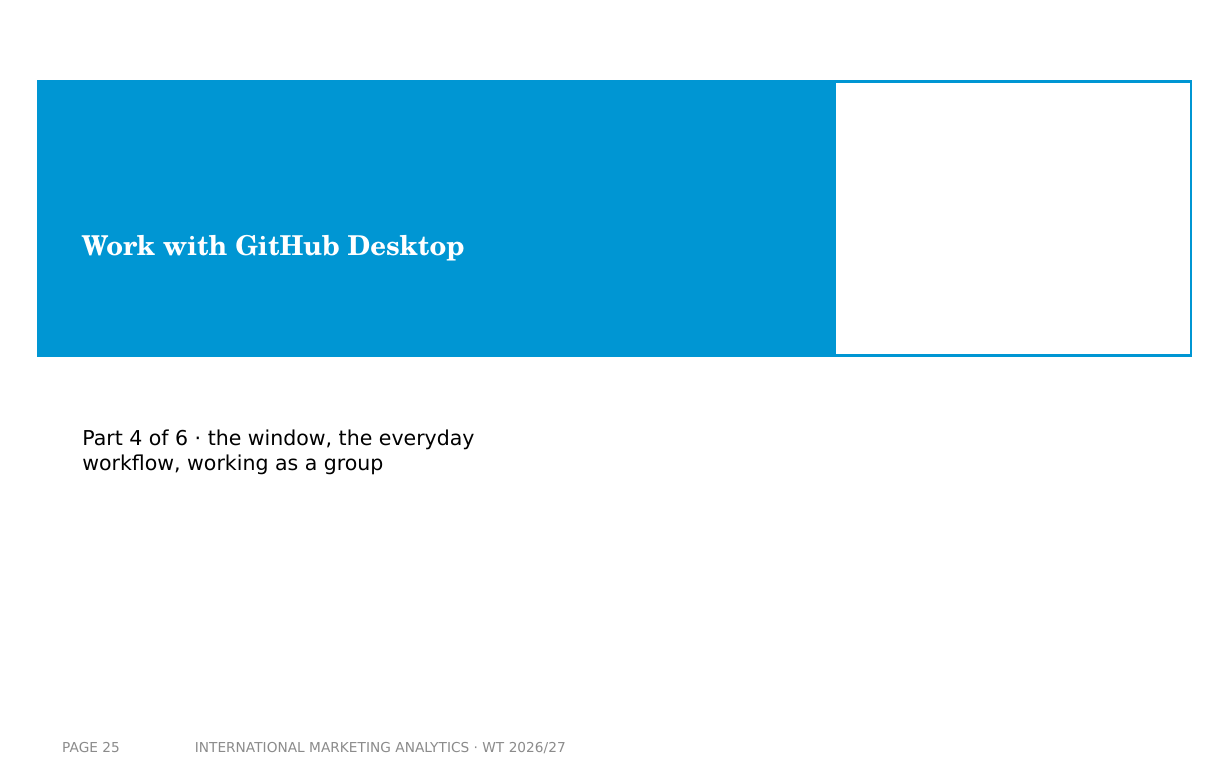
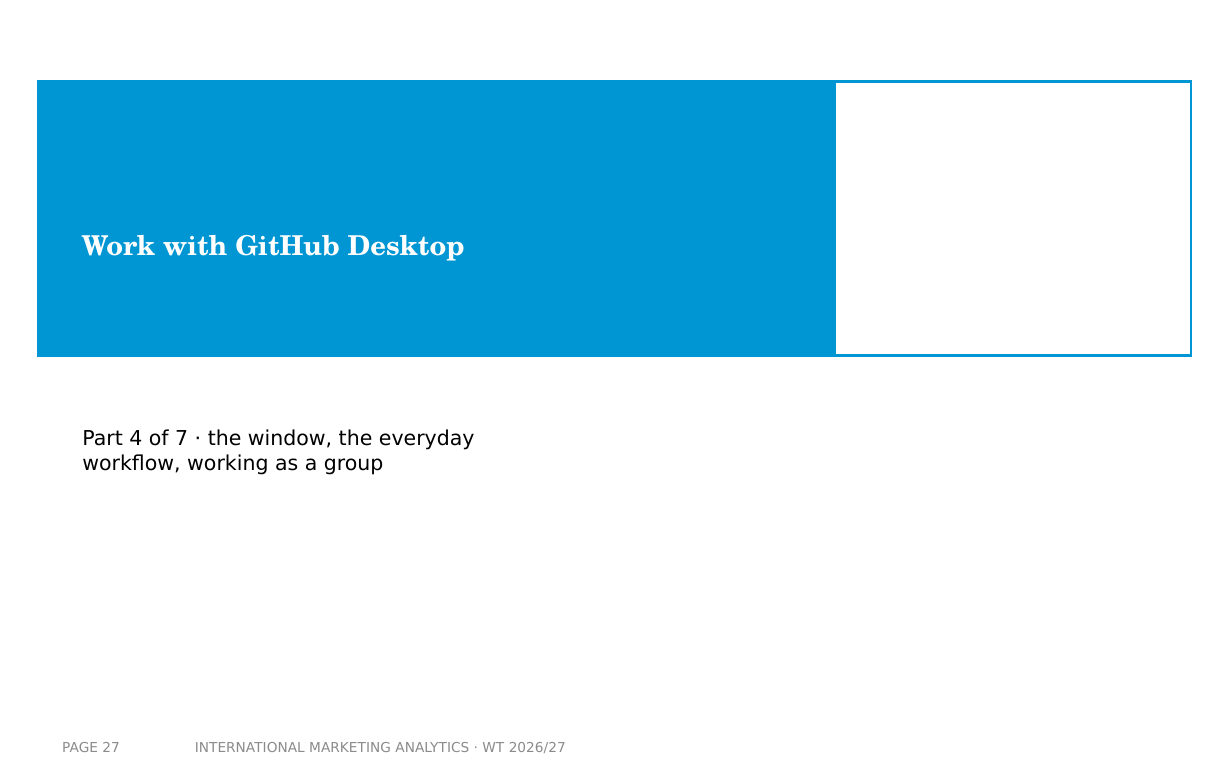
Before and after one commit to arnefloh-wu/International-Marketing-Analytics, a slide deck: slide 27 of slides/01a_setup-and-registration_WT26-27.pptx (slide 25 before the commit). Drawn at 1232x770 pixels with LibreOffice and Linux fonts; fonts in the diff are those of the drawing; background and template pictures are left out. Boxes give left, top, right and bottom in pixels: in the first picture for what was removed or moved away, otherwise in the second. Text is boxed around its words. In the diff, an @@ line names an element or a change of style, - is before the commit and + after.

```diff
--- a/slides/01a_setup-and-registration_WT26-27.pptx
+++ b/slides/01a_setup-and-registration_WT26-27.pptx
@@ text at (82, 429, 475, 475): text changed @@
-Part 4 of 6 · the window, the everyday workflow, working as a group
+Part 4 of 7 · the window, the everyday workflow, working as a group
@@ page number at (62, 742, 119, 752): text changed @@
-PAGE 25
+PAGE 27
```
Also in this commit, not shown: 6 other slides changed, 5 slides added, 4 other files.
